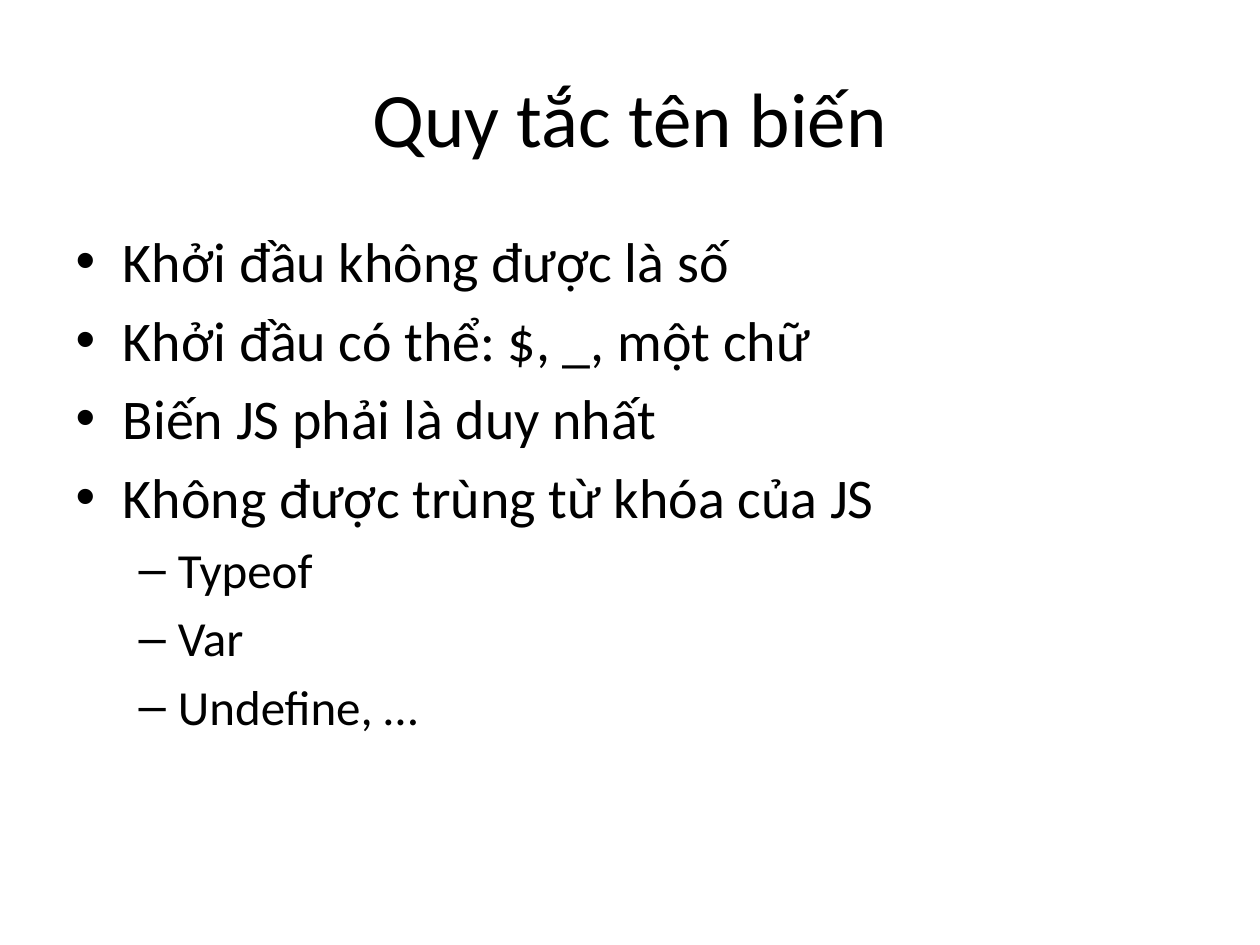
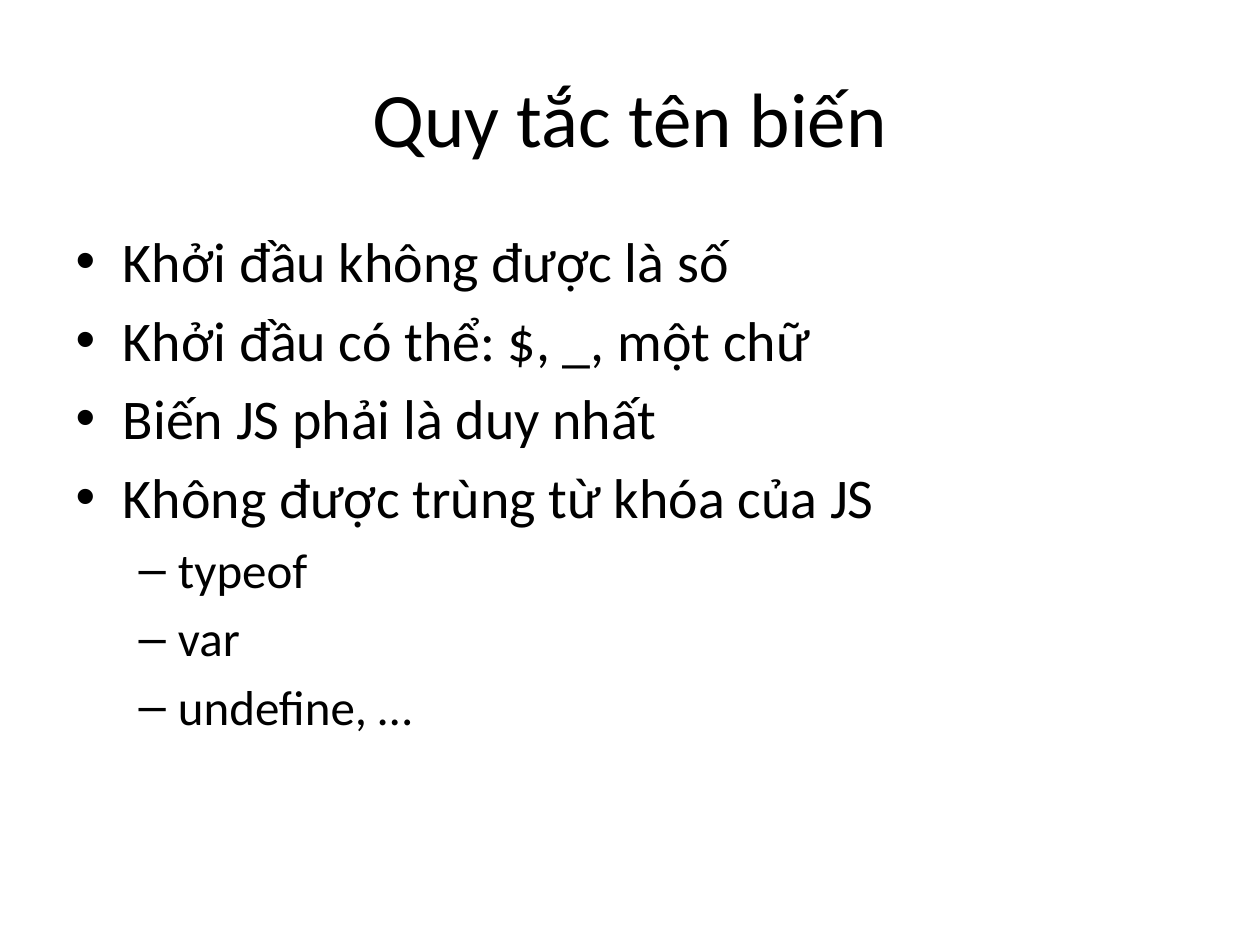
Before and after one commit to phithanh97cs/T3H, a slide deck: slide 6 of 1. Front-end/3. JavaScipt - JS/3.2 Lập trình cơ bản với JS.pptx. Drawn at 1260x945 pixels with LibreOffice and Linux fonts; fonts in the diff are those of the drawing. Boxes give left, top, right and bottom in pixels: in the first picture for what was removed or moved away, otherwise in the second. Text is boxed around its words. In the diff, an @@ line names an element or a change of style, - is before the commit and + after.

```diff
--- a/1. Front-end/3. JavaScipt - JS/3.2 Lập trình cơ bản với JS.pptx
+++ b/1. Front-end/3. JavaScipt - JS/3.2 Lập trình cơ bản với JS.pptx
@@ text at [178, 554, 367, 731]: text changed @@
-  – Typeof
-  – Var
-  – Undefine, …
+  – typeof
+  – var
+  – undefine, …
```
Also in this commit, not shown: 5 other slides changed.
